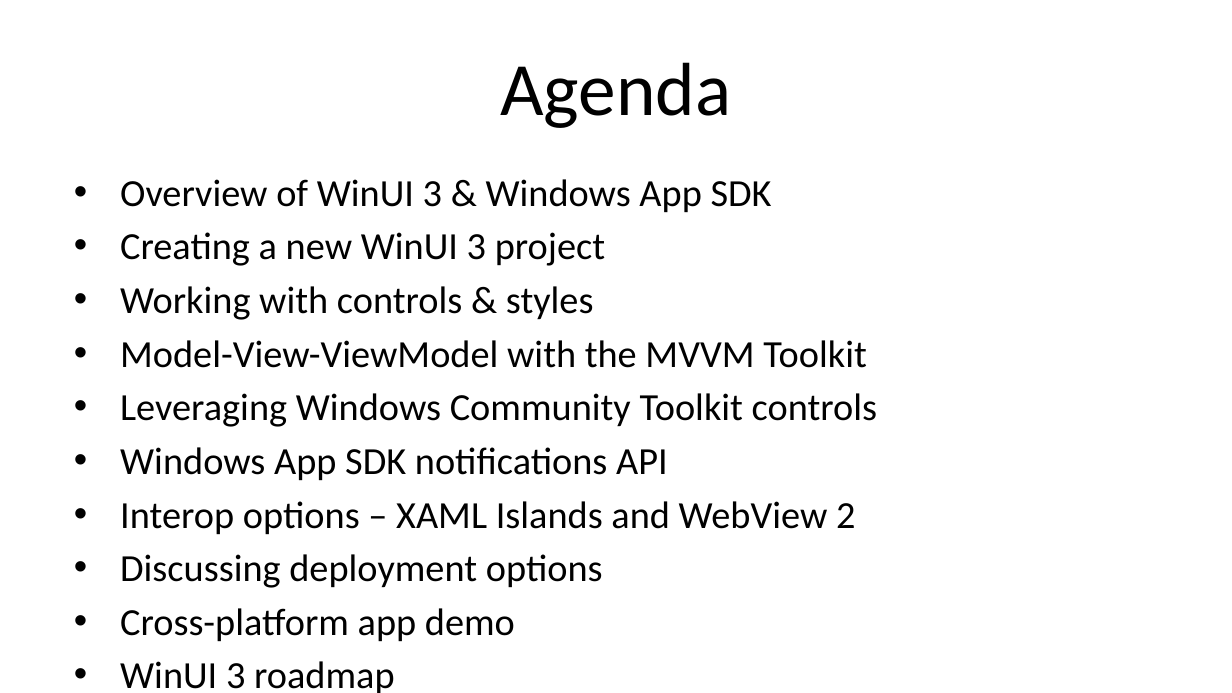
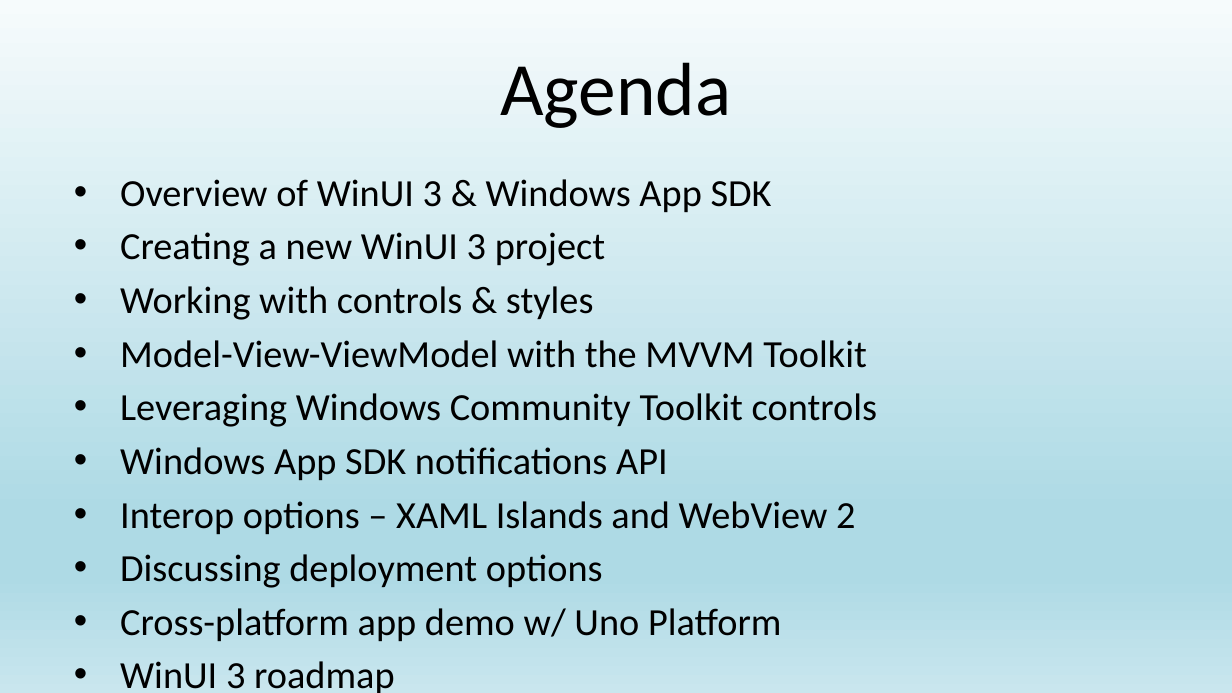
Before and after one commit to alvinashcraft/speaking, a slide deck: slide 4 of 2025/0311_VSLiveLasVegas/Getting Started with WinUI/VSLive Vegas 25 - Getting Started with WinUI.pptx. Drawn at 1232x693 pixels with LibreOffice and Linux fonts; fonts in the diff are those of the drawing; background and template pictures are left out. Boxes give left, top, right and bottom in pixels: in the first picture for what was removed or moved away, otherwise in the second. Text is boxed around its words. In the diff, an @@ line names an element or a change of style, - is before the commit and + after.

Commit message:
Update slide design and links for VSLive Vegas

```diff
--- a/2025/0311_VSLiveLasVegas/Getting Started with WinUI/VSLive Vegas 25 - Getting Started with WinUI.pptx
+++ b/2025/0311_VSLiveLasVegas/Getting Started with WinUI/VSLive Vegas 25 - Getting Started with WinUI.pptx
@@ background picture (left out) to gradient #F6FBFC to #AEDAE5 to #C9E6EE @@
@@ text at (x1=120, y1=608, x2=781, y2=641): text changed @@
-• Cross-platform app demo
+• Cross-platform app demo w/ Uno Platform
```
Also in this commit, not shown: 12 other slides changed, 5 other files.
